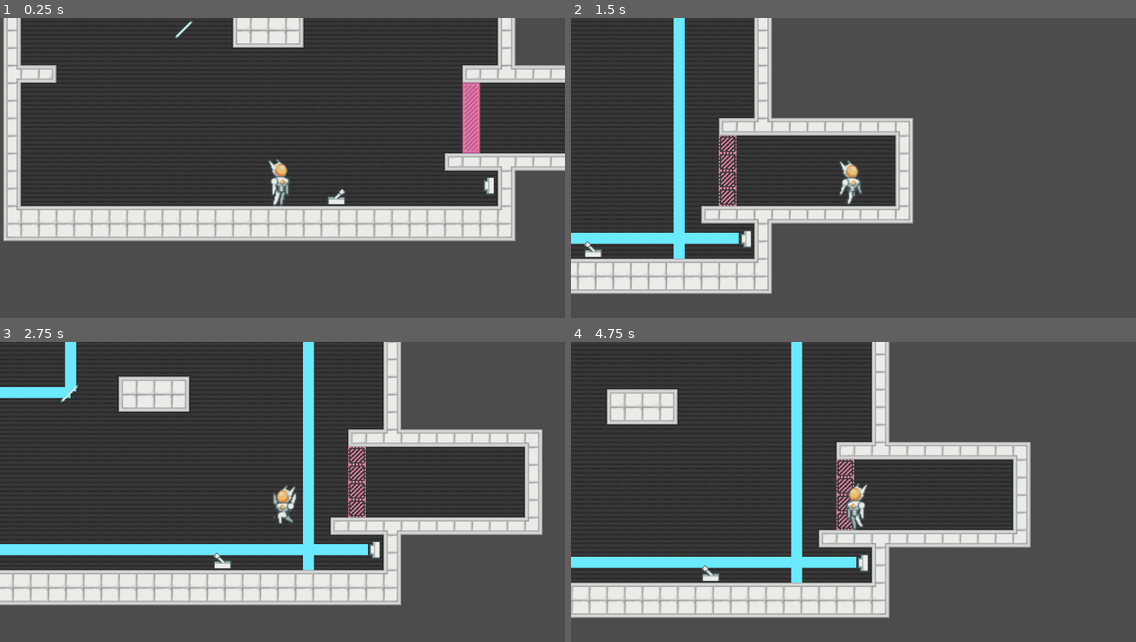
Above: before the commit, frames 1-4 (two rows, left to right).
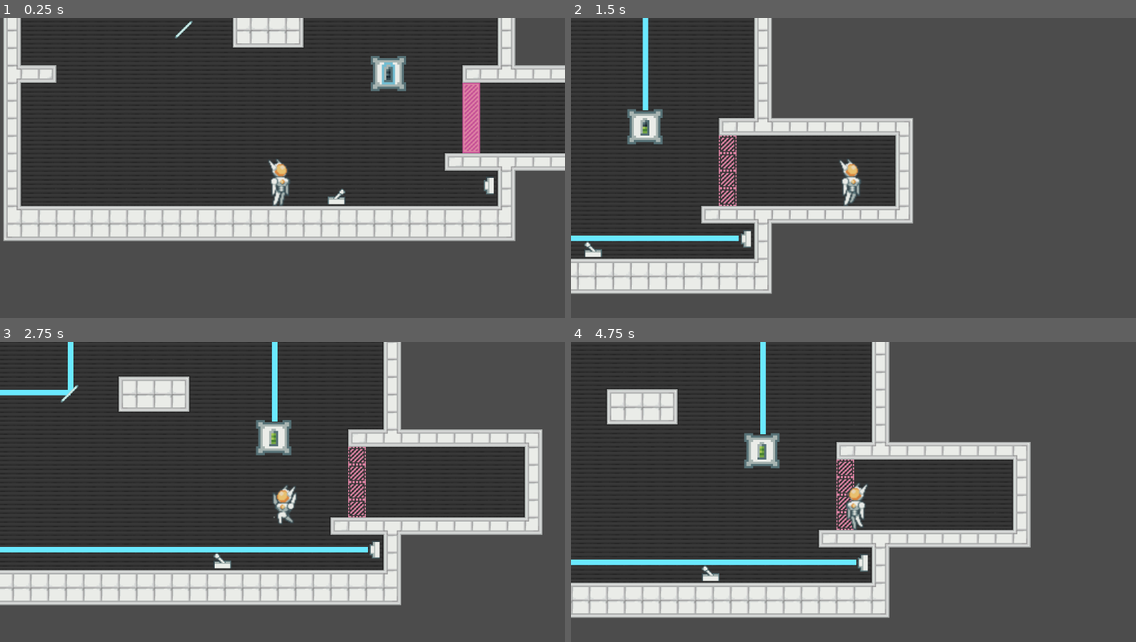
Above: after the commit, the same moments.

Repository: rakthalekk/VGDC-Fall-2021-Project
Game: Godot game, scene res://src/levels/Main.tscn
Two runs of this game, one before a commit and one after it. Both use one fixed random seed, a clock stepped at 60 frames per second and the inputs below.
Inputs:
- Up to frame 1 (0.25 s): no input
- Up to frame 2 (1.5 s): hold Right (move_right) from 0.53 s (still down); tap X (interact) at 0.6, 1.35 s; tap Z (jump) at 0.77 s
- Up to frame 3 (2.75 s): tap Z (jump) at 1.52 s; tap Enter at 2 s; release Right (move_right) at 2.03 s; hold Left (move_left) from 2.03 s (still down); tap X (interact) at 2.1 s
- Up to frame 4 (4.75 s): release Left (move_left) at 2.78 s; hold Right (move_right) 2.78-4.28 s; tap X (interact) at 2.85, 3.6, 4.35 s; tap Z (jump) at 3.02, 3.77, 4.52 s; tap Space at 4.25 s; hold Left (move_left) from 4.28 s (still down)

The runs differ from the first frame. In frame 1, 0.6% of the frame differs, in the area x 65-72%, y 12-25%; in frame 2, 3.4%; in frame 3, 4.1%, in the area x 0-66%, y 0-77%; in frame 4, 3.6%.

Commit message:
added generator

Diff:
--- a/Puzzle Platformer/project.godot
+++ b/Puzzle Platformer/project.godot
@@ -14,6 +14,11 @@
 "language": "GDScript",
 "path": "res://src/level_mechanics/Beam.gd"
 }, {
+"base": "StaticBody2D",
+"class": "Generator",
+"language": "GDScript",
+"path": "res://src/level_mechanics/Generator.gd"
+}, {
 "base": "Area2D",
 "class": "LaserBase",
 "language": "GDScript",
@@ -26,6 +31,7 @@
 } ]
 _global_script_class_icons={
 "Beam": "",
+"Generator": "",
 "LaserBase": "",
 "Mirror": ""
 }
--- a/Puzzle Platformer/src/level_mechanics/Beam.gd
+++ b/Puzzle Platformer/src/level_mechanics/Beam.gd
@@ -28,6 +28,10 @@
 		# If the beam is colliding with a base, call the base's power_on function
 		if collider is LaserBase:
 			parent.emit_signal("power_on")
+
+		# If the beam is colliding with a generator, call the generator's power_on function
+		elif collider is Generator:
+			parent.emit_signal("power_gen")
 
 		# If the beam is colliding with a mirror, reflect it accordingly
 		elif collider is Mirror:
@@ -74,13 +78,13 @@
 
 func appear():
 	$Tween.stop_all()
-	$Tween.interpolate_property(line, "width", 0, 10.0, 0.2)
+	$Tween.interpolate_property(line, "width", 0, 5.0, 0.2)
 	$Tween.start()
 
 
 func disappear():
 	$Tween.stop_all()
-	$Tween.interpolate_property(line, "width", 10.0, 0, 0.1)
+	$Tween.interpolate_property(line, "width", 5.0, 0, 0.1)
 	$Tween.start()
 
 
--- a/Puzzle Platformer/src/level_mechanics/Beam.tscn
+++ b/Puzzle Platformer/src/level_mechanics/Beam.tscn
@@ -12,4 +12,5 @@
 
 [node name="Line2D" type="Line2D" parent="."]
 points = PoolVector2Array( 0, 0, 100, 0 )
+width = 5.0
 default_color = Color( 0.419608, 0.917647, 1, 1 )
--- /dev/null
+++ b/Puzzle Platformer/src/level_mechanics/Generator.gd
@@ -0,0 +1,22 @@
+class_name Generator
+extends StaticBody2D
+
+var charging = false
+var charged = false
+
+onready var anim_player = $AnimationPlayer
+
+# Called when the node enters the scene tree for the first time.
+func _ready():
+	anim_player.play("empty")
+
+
+func set_full_anim():
+	anim_player.play("full")
+	charged = true
+
+
+func _on_Laser_power_gen():
+	if !charged:
+		anim_player.play("charging")
+		charging = true
--- /dev/null
+++ b/Puzzle Platformer/src/level_mechanics/Generator.tscn
@@ -0,0 +1,87 @@
+[gd_scene load_steps=7 format=2]
+
+[ext_resource path="res://assets/sprites/generator.png" type="Texture" id=1]
+[ext_resource path="res://src/level_mechanics/Generator.gd" type="Script" id=2]
+
+[sub_resource type="RectangleShape2D" id=1]
+extents = Vector2( 15.7362, 14.6744 )
+
+[sub_resource type="Animation" id=2]
+resource_name = "charging"
+length = 1.2
+step = 0.2
+tracks/0/type = "value"
+tracks/0/path = NodePath("Sprite:frame")
+tracks/0/interp = 1
+tracks/0/loop_wrap = true
+tracks/0/imported = false
+tracks/0/enabled = true
+tracks/0/keys = {
+"times": PoolRealArray( 0, 0.2, 0.4, 0.6, 0.8, 1 ),
+"transitions": PoolRealArray( 1, 1, 1, 1, 1, 1 ),
+"update": 1,
+"values": [ 12, 13, 14, 15, 16, 17 ]
+}
+tracks/1/type = "method"
+tracks/1/path = NodePath(".")
+tracks/1/interp = 1
+tracks/1/loop_wrap = true
+tracks/1/imported = false
+tracks/1/enabled = true
+tracks/1/keys = {
+"times": PoolRealArray( 1 ),
+"transitions": PoolRealArray( 1 ),
+"values": [ {
+"args": [  ],
+"method": "set_full_anim"
+} ]
+}
+
+[sub_resource type="Animation" id=3]
+resource_name = "empty"
+length = 1.2
+loop = true
+tracks/0/type = "value"
+tracks/0/path = NodePath("Sprite:frame")
+tracks/0/interp = 1
+tracks/0/loop_wrap = true
+tracks/0/imported = false
+tracks/0/enabled = true
+tracks/0/keys = {
+"times": PoolRealArray( 0, 0.1, 0.2, 0.3, 0.4, 0.5, 0.6, 0.7, 0.8, 0.9, 1, 1.1 ),
+"transitions": PoolRealArray( 1, 1, 1, 1, 1, 1, 1, 1, 1, 1, 1, 1 ),
+"update": 1,
+"values": [ 0, 1, 2, 3, 4, 5, 6, 7, 8, 9, 10, 11 ]
+}
+
+[sub_resource type="Animation" id=4]
+resource_name = "full"
+tracks/0/type = "value"
+tracks/0/path = NodePath("Sprite:frame")
+tracks/0/interp = 1
+tracks/0/loop_wrap = true
+tracks/0/imported = false
+tracks/0/enabled = true
+tracks/0/keys = {
+"times": PoolRealArray( 0 ),
+"transitions": PoolRealArray( 1 ),
+"update": 1,
+"values": [ 17 ]
+}
+
+[node name="Generator" type="StaticBody2D"]
+script = ExtResource( 2 )
+
+[node name="CollisionShape2D" type="CollisionShape2D" parent="."]
+shape = SubResource( 1 )
+
+[node name="Sprite" type="Sprite" parent="."]
+scale = Vector2( 2, 2 )
+texture = ExtResource( 1 )
+hframes = 18
+frame = 17
+
+[node name="AnimationPlayer" type="AnimationPlayer" parent="."]
+anims/charging = SubResource( 2 )
+anims/empty = SubResource( 3 )
+anims/full = SubResource( 4 )
--- a/Puzzle Platformer/src/level_mechanics/Laser.gd
+++ b/Puzzle Platformer/src/level_mechanics/Laser.gd
@@ -3,6 +3,7 @@
 const BEAM = preload("res://src/level_mechanics/Beam.tscn")
 
 signal power_on
+signal power_gen
 
 export(bool) var enabled = false
 export(bool) var debug = false
--- a/Puzzle Platformer/src/levels/Main.tscn
+++ b/Puzzle Platformer/src/levels/Main.tscn
@@ -10,6 +10,7 @@
 [ext_resource path="res://src/level_mechanics/Lever.tscn" type="PackedScene" id=8]
 [ext_resource path="res://src/level_mechanics/Barrier.tscn" type="PackedScene" id=9]
 [ext_resource path="res://assets/tilesets/Back2TileMap.png" type="Texture" id=10]
+[ext_resource path="res://src/level_mechanics/Generator.tscn" type="PackedScene" id=11]
 
 [sub_resource type="TileSet" id=1]
 0/name = "Back1TileMap.png 0"
@@ -111,14 +112,18 @@
 position = Vector2( -48.5541, -272.616 )
 
 [node name="Mirror3" parent="." instance=ExtResource( 7 )]
-position = Vector2( 167.044, -272.616 )
+position = Vector2( 136.84, -273.088 )
 orientation = "down"
 
 [node name="Lever" parent="." instance=ExtResource( 8 )]
 position = Vector2( 93.99, 22.718 )
+
+[node name="Generator" parent="." instance=ExtResource( 11 )]
+position = Vector2( 140.637, -88.2522 )
 [connection signal="power_on" from="Laser" to="LaserBase" method="_on_Laser_power_on"]
+[connection signal="power_gen" from="Laser2" to="Generator" method="_on_Laser_power_gen"]
 [connection signal="enable" from="LaserBase" to="Laser2" method="_on_LaserBase_enable"]
+[connection signal="disable" from="Lever" to="Laser" method="_on_Lever_disable"]
 [connection signal="disable" from="Lever" to="Barrier" method="_on_Lever_disable"]
-[connection signal="disable" from="Lever" to="Laser" method="_on_Lever_disable"]
+[connection signal="enable" from="Lever" to="Laser" method="_on_Lever_enable"]
 [connection signal="enable" from="Lever" to="Barrier" method="_on_Lever_enable"]
-[connection signal="enable" from="Lever" to="Laser" method="_on_Lever_enable"]
Not shown: 1 places in Puzzle Platformer/src/levels/Main.tscn that only renumber resources
